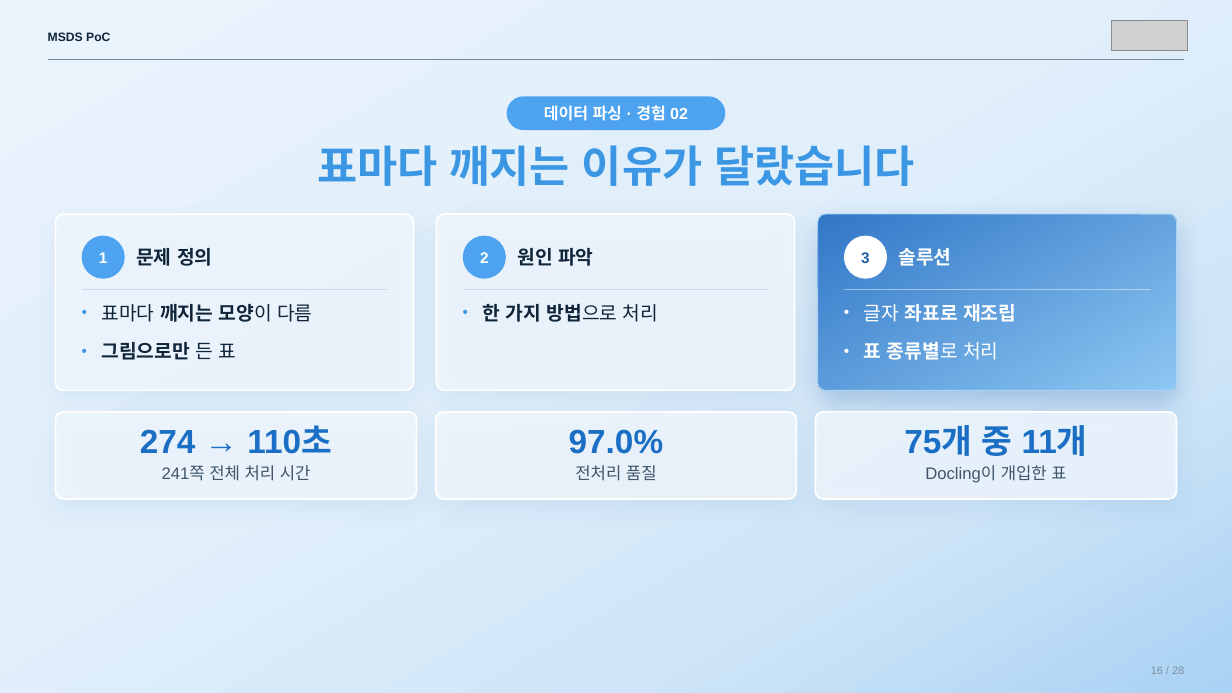
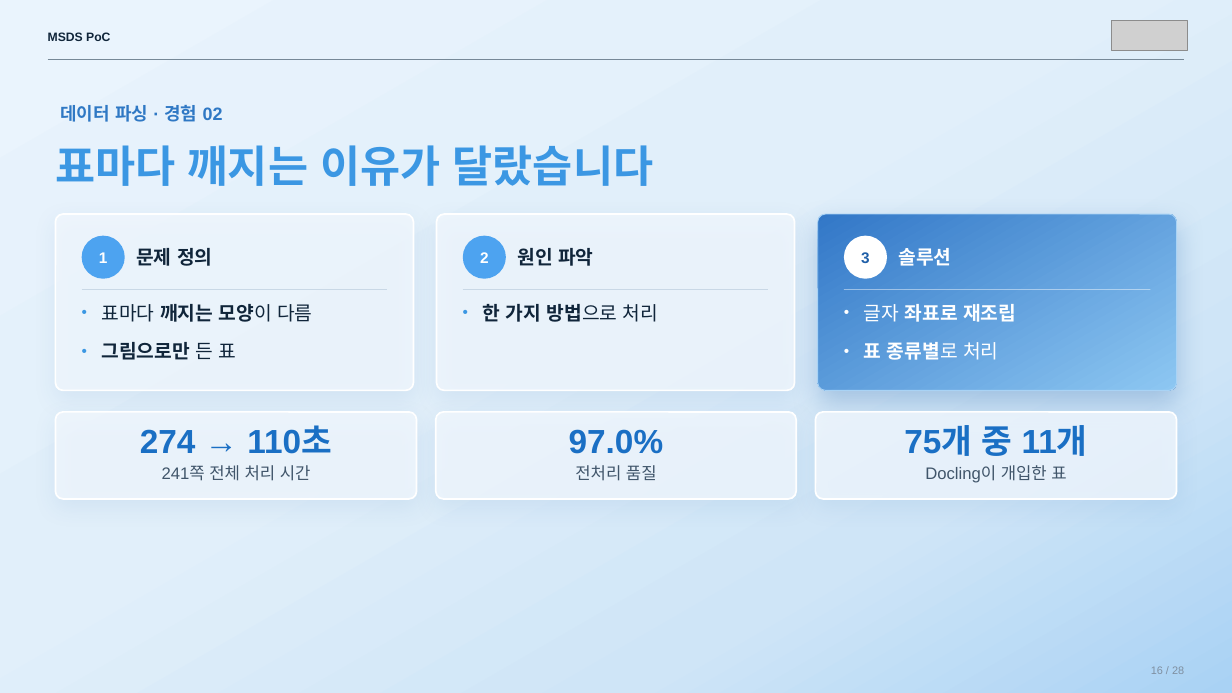
Before and after one commit to sunub/for-digital-divide, a slide deck: slide 16 of MSDS_PoC_flat.pptx. Drawn at 1232x693 pixels with LibreOffice and Linux fonts; fonts in the diff are those of the drawing; grey boxes stand for pictures. Boxes give left, top, right and bottom in pixels: in the first picture for what was removed or moved away, otherwise in the second. Text is boxed around its words. In the diff, an @@ line names an element or a change of style, - is before the commit and + after.

```diff
--- a/MSDS_PoC_flat.pptx
+++ b/MSDS_PoC_flat.pptx
@@ text "데이터 파싱 · 경험 02": place and size @@
-text "데이터 파싱 · 경험 02" at (506,96,726,130)
+text "데이터 파싱 · 경험 02" at (60,105,223,122)
@@ text "데이터 파싱 · 경험 02" at (60,105,223,122): size 12.5 to 14 pt, text colour #FFFFFF to #2F78C4; alignment centre to left; fill #4DA3F0 to none @@
@@ text "표마다 깨지는 이유가 달랐습니다": place and size @@
-text "표마다 깨지는 이유가 달랐습니다" at (317,145,914,186)
+text "표마다 깨지는 이유가 달랐습니다" at (55,145,653,186)
@@ text "표마다 깨지는 이유가 달랐습니다" at (55,145,653,186): alignment centre to left @@
```
Also in this commit, not shown: 24 other slides changed.
